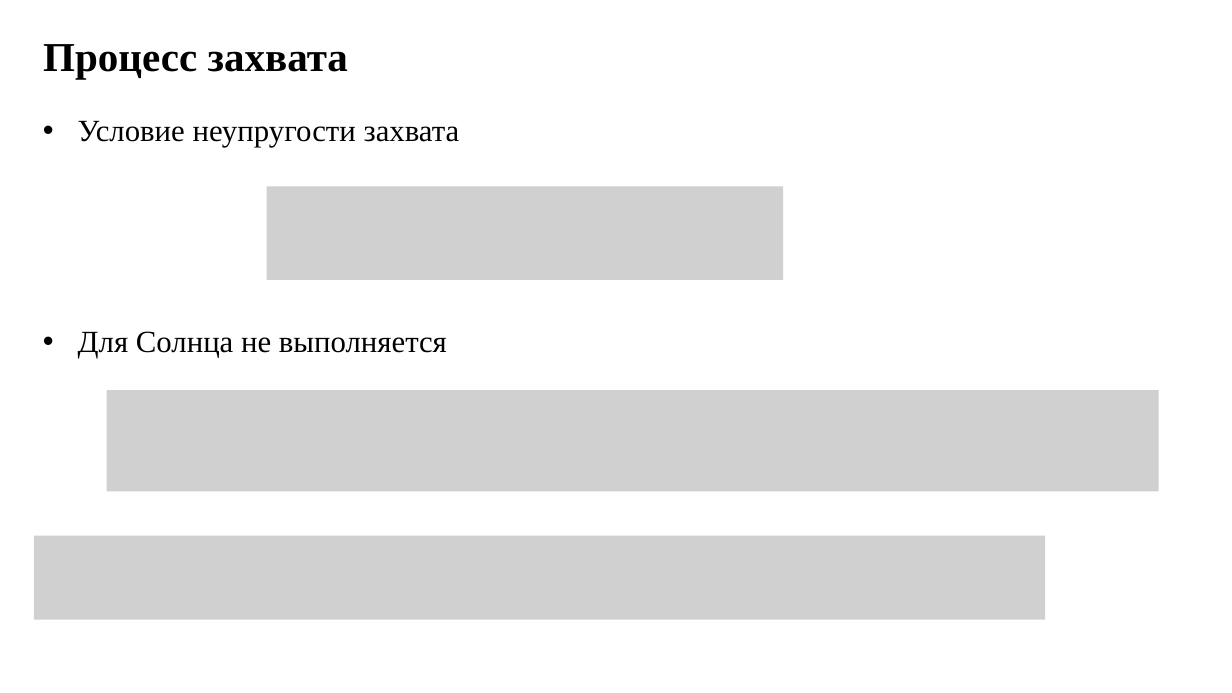
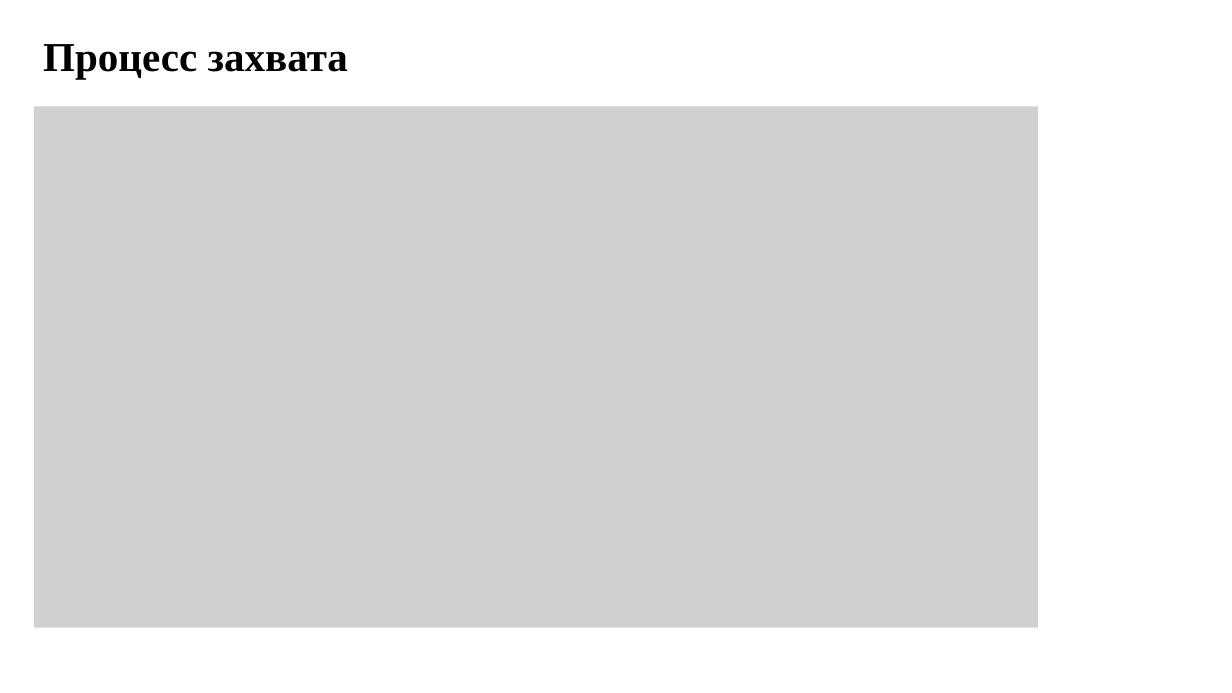
Before and after one commit to IwM341/DarkMatterScattering, a slide deck: slide 7 of Work/Work.pptx. Drawn at 1232x693 pixels with LibreOffice and Linux fonts; fonts in the diff are those of the drawing; grey boxes stand for pictures. Boxes give left, top, right and bottom in pixels: in the first picture for what was removed or moved away, otherwise in the second. Text is boxed around its words. In the diff, an @@ line names an element or a change of style, - is before the commit and + after.

```diff
--- a/Work/Work.pptx
+++ b/Work/Work.pptx
@@ picture added at <box>34,106,1039,628</box> @@
@@ text removed at <box>78,120,460,147</box> @@
-• Условие неупругости захвата
@@ picture removed at <box>267,187,784,280</box> @@
@@ text removed at <box>78,331,447,358</box> @@
-• Для Солнца не выполняется
@@ picture removed at <box>106,390,1158,492</box> @@
@@ picture removed at <box>34,536,1045,620</box> @@
```
Also in this commit, not shown: 7 other slides changed, 7 slides added, 14 other files.
